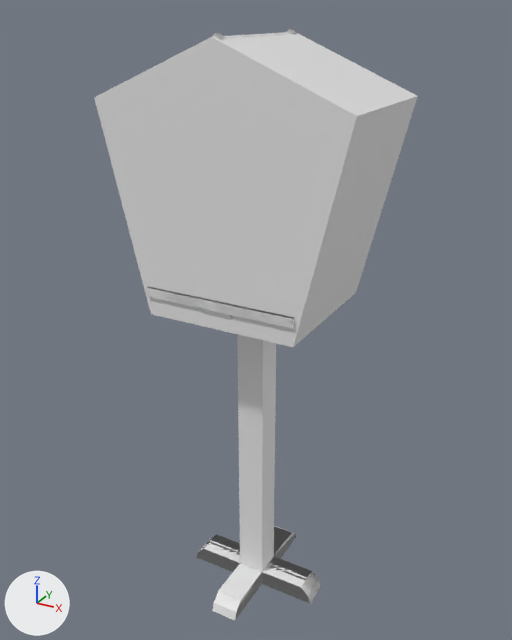
One commit to the FBX model Assets/JapaneseHouse/meshes/Lantern.fbx: the scene before it, then after it.
Before and after are seen from a 50 mm lens placed at (0.863, -1.576, 1.681), pointed at (-0.017, 0.025, 0.881). The lights are fixed; the arrows at lower left show +X, +Y and +Z. Objects named as collision shapes, trigger or cutter boxes, shadow casters or lower levels of detail are left out. Where no turn or scale is listed for an object, it has been applied to the vertices.

Before the edit, the objects in view are built like this:
```python
me_c_lantern = bpy.data.meshes.new('C_Lantern')
me_c_lantern.from_pydata(...)  # 20 vertices, 16 faces; spans x -0.34..0.34, y -0.2..0.2, z 0.01..1.63
me_lantern = bpy.data.meshes.new('Lantern')
me_lantern.from_pydata(...)  # 854 vertices, 552 faces; spans x -0.33..0.33, y -0.21..0.21, z 0.0..1.63
me_lantern.materials.append(mat_lantern)  # white #e7e7e7
me_lantern_lod0 = bpy.data.meshes.new('Lantern_LOD0')
me_lantern_lod0.from_pydata(...)  # 854 vertices, 552 faces; spans x -0.33..0.33, y -0.21..0.21, z 0.0..1.63
me_lantern_lod0.materials.append(mat_lantern)  # white #e7e7e7
ob_c_lantern = bpy.data.objects.new('C_Lantern', me_c_lantern)
ob_c_lantern.location = (0.0, 0.0, 0.0)
ob_lantern = bpy.data.objects.new('Lantern', me_lantern)
ob_lantern.location = (0.0, 0.0, 0.0)
ob_lantern_lod0 = bpy.data.objects.new('Lantern_LOD0', me_lantern_lod0)
ob_lantern_lod0.location = (0.0, 0.0, 0.0)
```
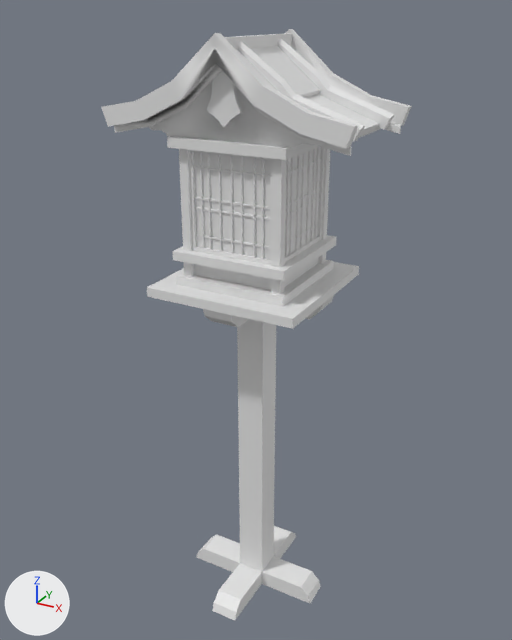
The edits, one by one:
Object 'C_Lantern' (ob_c_lantern) is deleted.
Object 'Lantern_LOD0' (ob_lantern_lod0) is deleted.

Changed parts and their boxes (x1, y1, x2, y2) in the pictures (512 x 640 px):
'C_Lantern', deleted: before (94, 32, 418, 572)
'Lantern_LOD0', deleted: before (148, 30, 296, 555)
'Lantern', unchanged, uncovered by the edit: before (147, 29, 321, 621); after (101, 29, 412, 621)
